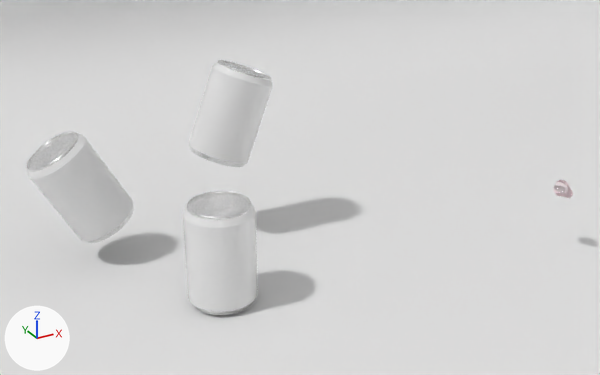
The Blender file bare.blend: old version first, new version second.
Both versions are drawn from a 50 mm camera at (-20.6, -47.7, 31.3) aimed at (7.2, 2.9, 6.0). Every picture has the same lights, and +X, +Y and +Z are marked at lower left.
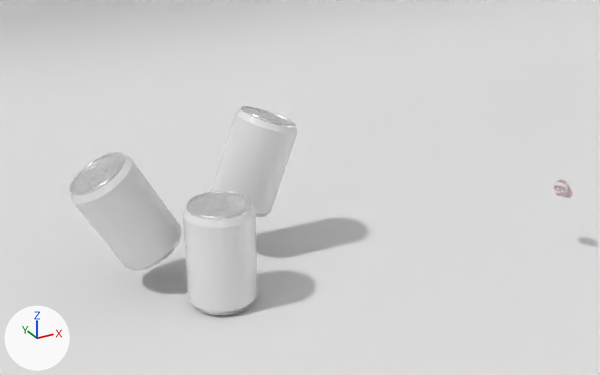
Edits to the bpy script that builds the scene:
```text
Change ob_cylinder_001:
    ob_cylinder_001.location: (5.13, 9.91, 10.87) -> (5.13, 5.85, 8.22)
Change ob_cylinder_002:
    ob_cylinder_002.location: (-7.7, 10.7, 6.74) -> (-6.05, 4.87, 6.74)
```

Changed parts and their boxes [x1, y1, x2, y2] in the pictures (600 x 375 px):
'Cylinder.002', moved
    before: [27, 131, 134, 243]
    after: [70, 152, 181, 271]
'Cylinder.001', moved
    before: [189, 60, 272, 167]
    after: [211, 106, 297, 217]
